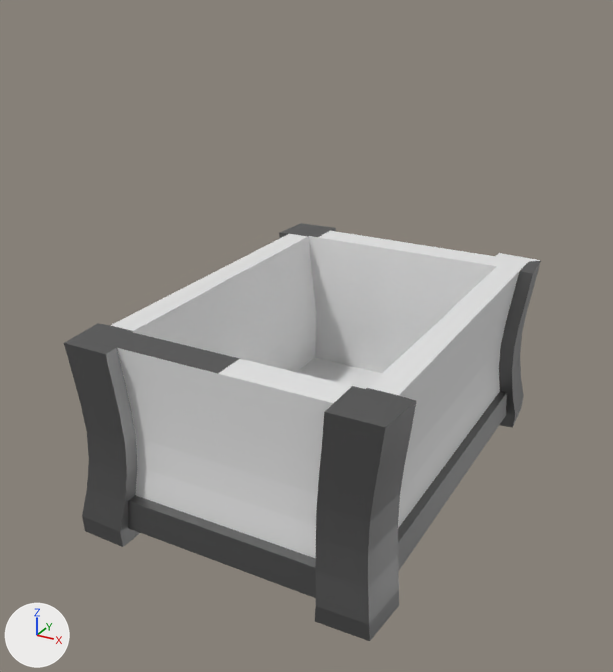
What one commit did to the Blender file obj_chest_StellaTan_01.blend.
Camera for both pictures: a camera (50 mm lens) standing at (12.1, -23.8, 18.6) and looking at (-0.3, -1.1, 7.2). The lights are fixed; the arrows at lower left show +X, +Y and +Z. The first picture is the older version.

The older version as bpy lines, for what is in view:
```python
me_cube = bpy.data.meshes.new('Cube')
me_cube.from_pydata(...)  # 426 vertices, 354 faces, 24 loose edges; spans x -5.4..5.4, y -8.5..8.5, z -0.3..6.8
# faces by material slot: [86, 268]
me_cube.materials.append(mat_wood)  # its picture is missing
me_cube.materials.append(mat_metal)  # grey #7f7f7f
me_cube_001 = bpy.data.meshes.new('Cube.001')
me_cube_001.from_pydata(...)  # 242 vertices, 240 faces; spans x -1.01..1.01, y -1.03..1.03, z -1.19..1.0
# faces by material slot: [57, 183]
me_cube_001.materials.append(mat_wood)  # its picture is missing
me_cube_001.materials.append(mat_metal)  # grey #7f7f7f
me_cube_002 = bpy.data.meshes.new('Cube.002')
me_cube_002.from_pydata(...)  # 150 vertices, 129 faces; spans x -5.0..5.0, y -8.1..8.0, z -2.7..3.6
me_cube_002.materials.append(mat_wood)  # its picture is missing
me_cube_003 = bpy.data.meshes.new('Cube.003')
me_cube_003.from_pydata(...)  # 140 vertices, 122 faces; spans x -5.09..5.09, y -6.47..6.49, z -2.85..2.83
me_cube_003.materials.append(mat_wood)  # its picture is missing
ob_base = bpy.data.objects.new('base', me_cube_001)
ob_base.location = (0.0, 0.0, 5.32)
ob_base.scale = (5.26, 7.26, 3.0)
_m = ob_base.modifiers.new('Boolean', 'BOOLEAN')
_m.object = ob_cube_001
ob_cube_001 = bpy.data.objects.new('Cube.001', me_cube_003)
ob_cube_001.location = (0.0, 0.0, 5.692)
ob_cube_001.scale = (0.782, 0.874, 1.01)
ob_cube_001.hide_set(True)
ob_cube_002 = bpy.data.objects.new('Cube.002', me_cube_002)
ob_cube_002.location = (-0.00284, 0.135, 2.082)
ob_cube_002.scale = (0.893, 0.918, 1.01)
ob_cube_002.hide_set(True)
ob_lid = bpy.data.objects.new('lid', me_cube)
ob_lid.location = (0.0, 0.03, 0.0)
ob_lid.scale = (1.0, 1.0, 0.974)
_m = ob_lid.modifiers.new('Boolean', 'BOOLEAN')
_m.object = ob_cube_002
_m.use_hole_tolerant = True
ob_lid.hide_set(True)
```
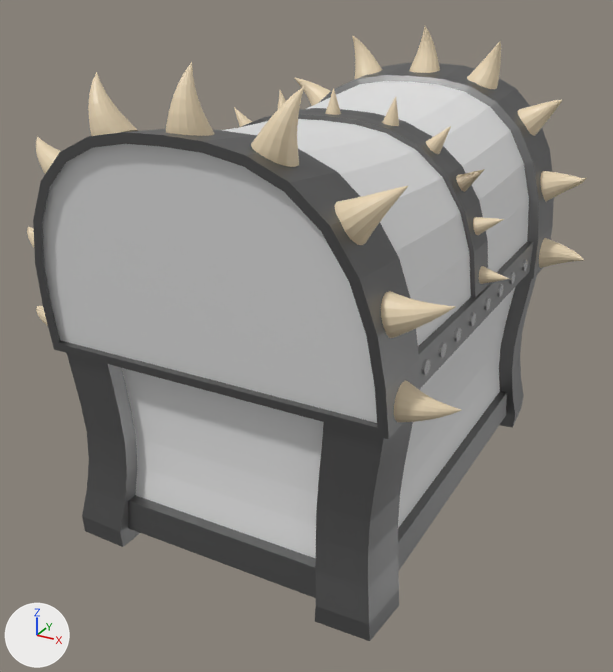
ob_cube_002 is not drawn itself; it is used by a modifier of ob_lid.
ob_cube_001 is not drawn itself; it is used by a modifier of ob_base.

Edits to the bpy script that builds the scene:
```text
Change me_cube:
    used by ob_lid; location = (0.0, 0.03, 0.0); scale = (1.0, 1.0, 0.974)
    remove me_cube.from_pydata(...)  # 426 vertices, 354 faces, 24 loose edges; spans x -5.4..5.4, y -8.5..8.5, z -0.3..6.8
    add me_cube.from_pydata(...)  # 2642 vertices, 2472 faces; spans x -6.9..6.9, y -8.5..8.5, z -0.3..8.3
    me_cube part 1: a new loose piece, a 15-sided cone pointing to +z spanning x -0.29..0.29, y -0.35..0.23, z 5.91..6.87, in mat_horns (beige #ebd8b6)
    me_cube part 2: 48 vertices removed from x -5.0..5.0, y -5.4..5.4, z -0.3..0.0; 2248 vertices added at x -6.9..6.9, y -8.0..8.0, z -0.3..8.3
    add me_cube.materials.append(mat_horns)  # beige #ebd8b6
    add me_cube.materials.append(mat_material)  # white #e7e7e7
    add me_cube.materials.append(mat_material_001)  # white #e7e7e7
Change ob_lid:
    ob_lid.location: (0.0, 0.03, 0.0) -> (0.0, 0.03, 8.41)
    where _m = ob_lid.modifiers.new('Boolean', 'BOOLEAN')
    remove _m.object = ob_cube_002
    remove ob_lid.hide_set(True)
Change ob_base:
    remove _m = ob_base.modifiers.new('Boolean', 'BOOLEAN')
    remove _m.object = ob_cube_001
Remove ob_cube_002:
    ob_cube_002 = bpy.data.objects.new('Cube.002', me_cube_002)
    ob_cube_002.location = (-0.00284, 0.135, 2.082)
    ob_cube_002.scale = (0.893, 0.918, 1.01)
    ob_cube_002.hide_set(True)
Remove ob_cube_001:
    ob_cube_001 = bpy.data.objects.new('Cube.001', me_cube_003)
    ob_cube_001.location = (0.0, 0.0, 5.692)
    ob_cube_001.scale = (0.782, 0.874, 1.01)
    ob_cube_001.hide_set(True)
```

Changed parts and their boxes (x1, y1, x2, y2) in the pictures (613 x 672 px):
'lid', deleted, shown
    after: (27, 26, 586, 439)
part 1 of me_cube, added (mostly hidden)
    after: (325, 88, 341, 115)
part 2 of me_cube, built on
    after: (27, 26, 586, 422)
